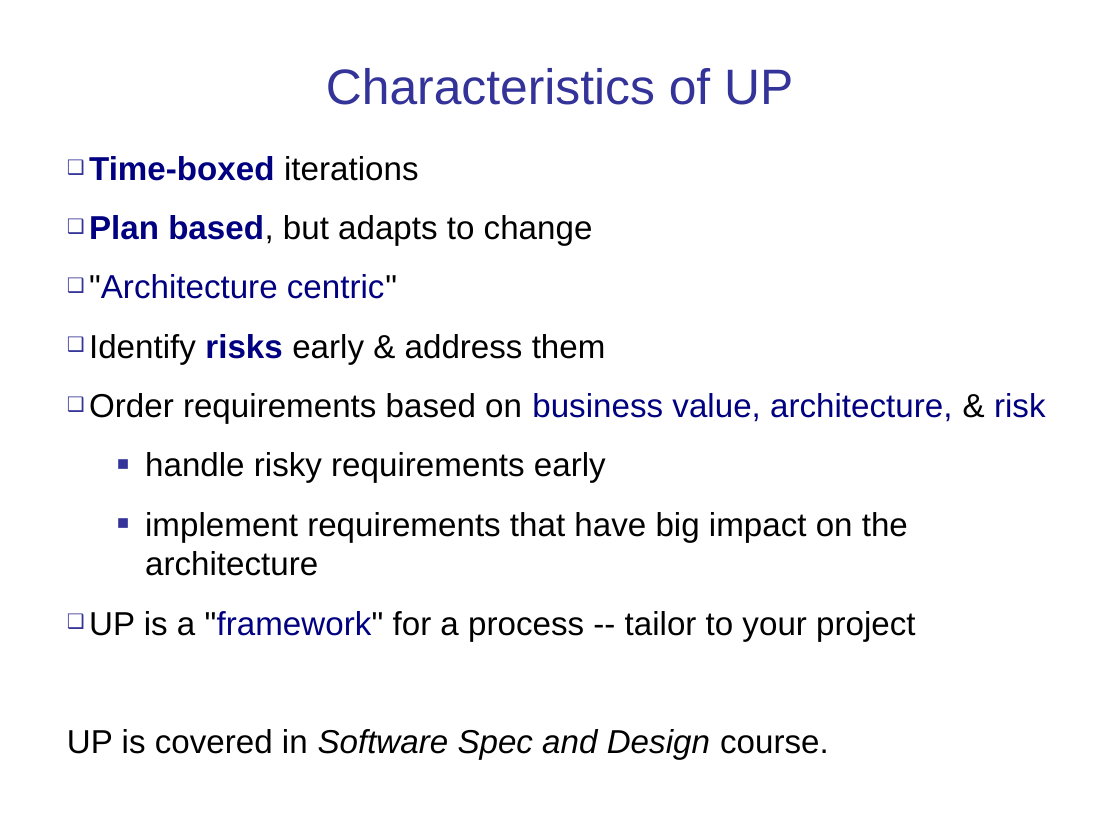
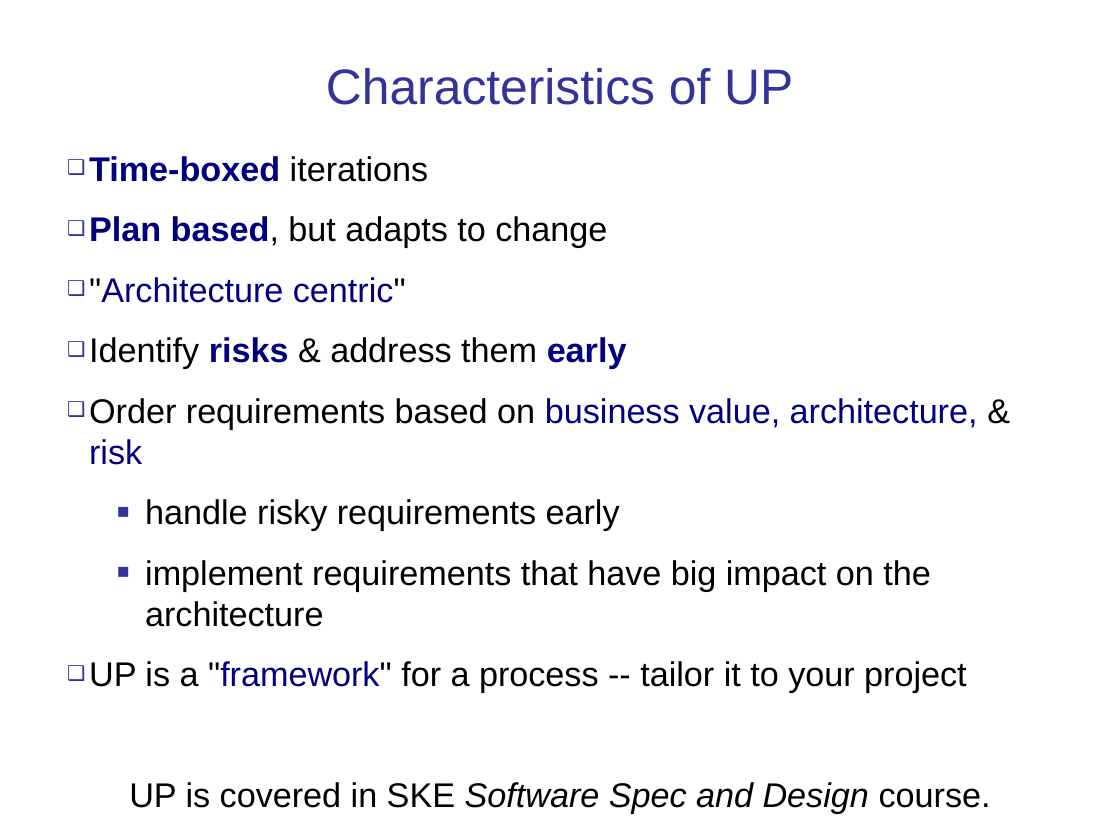
Before and after one commit to cpske/ISP, a slide deck: slide 40 of software-process/Introduction-software-process.pptx. Drawn at 1120x840 pixels with LibreOffice and Linux fonts; fonts in the diff are those of the drawing. Boxes give left, top, right and bottom in pixels: in the first picture for what was removed or moved away, otherwise in the second. Text is boxed around its words. In the diff, an @@ line names an element or a change of style, - is before the commit and + after.

Commit message:
reviews ku-polls iteration 3 assignment

```diff
--- a/software-process/Introduction-software-process.pptx
+++ b/software-process/Introduction-software-process.pptx
@@ text at [89,156,978,627]: size 21.3 to 22 pt in "Time-boxed iterations", "Plan based, but adapts to change", ""Architecture centric"", "Order requirements based on business value, architecture, ..." and 2 more places @@
@@ text at [89,337,627,369]: text changed; size 21.3 to 22 pt @@
-❑ Identify risks early & address them
+❑ Identify risks & address them early
@@ text at [89,661,991,814]: text changed; size 21.3 to 22 pt @@
-❑ UP is a "framework" for a process -- tailor to your project
-UP is covered in Software Spec and Design course.
+❑ UP is a "framework" for a process -- tailor it to your project
+UP is covered in SKE Software Spec and Design course.
```
Also in this commit, not shown: 26 other slides changed, 16 other files.
